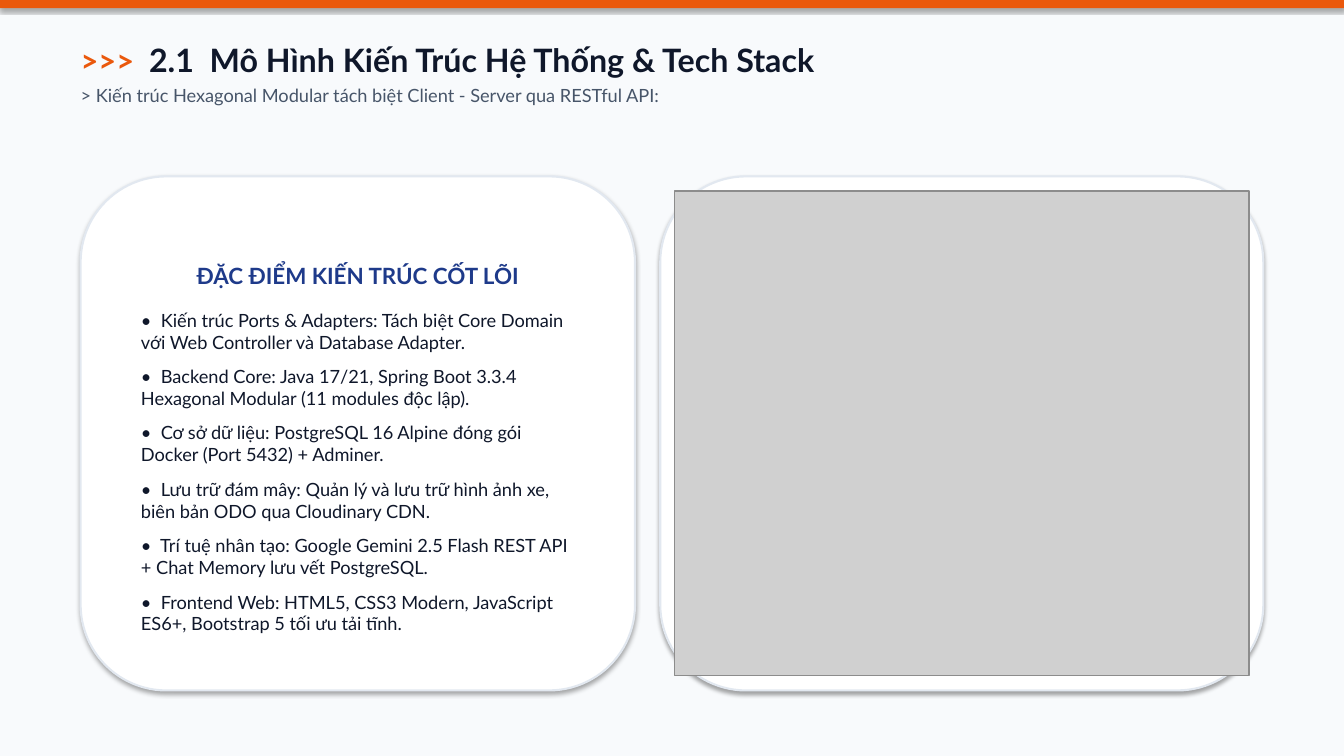
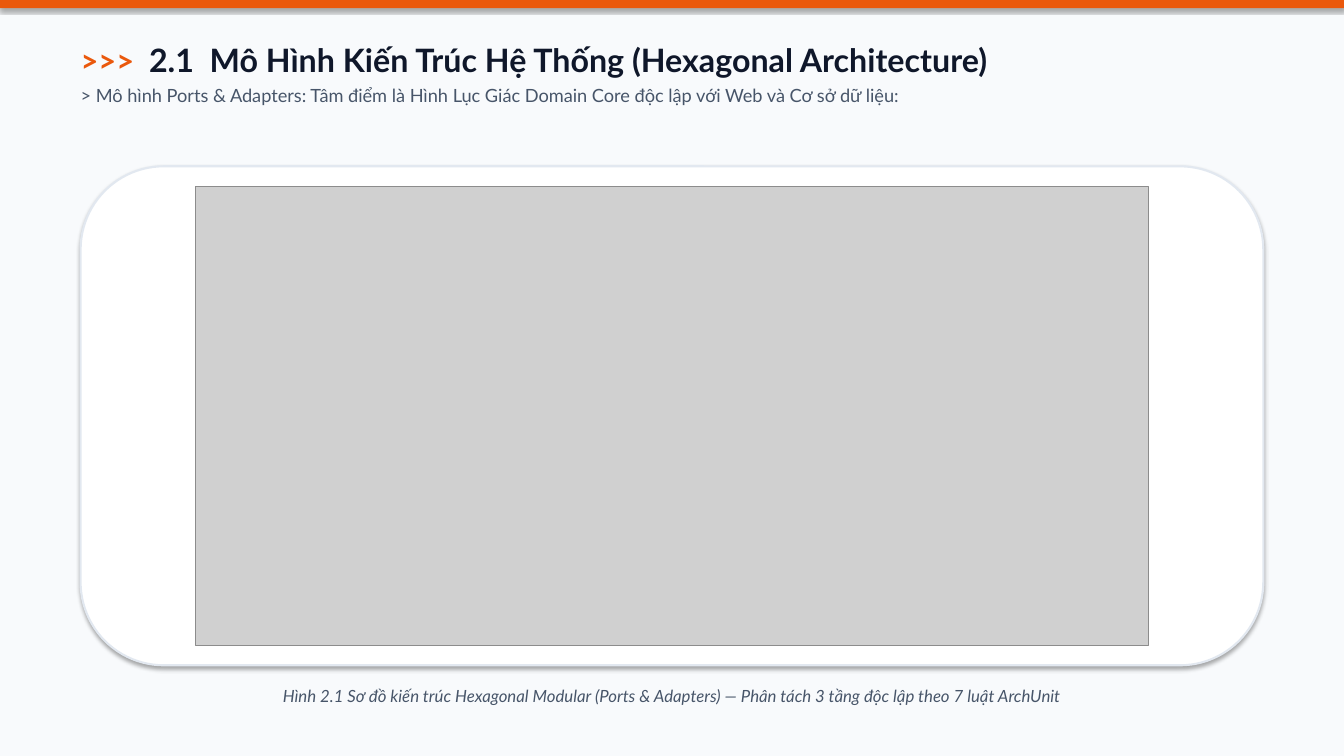
Before and after one commit to em123ngao-arch/thueXe_Online, a slide deck: slide 5 of docs/Slide_Bao_Ve_Do_An_DriveShare_K4.pptx. Drawn at 1344x756 pixels with LibreOffice and Linux fonts; fonts in the diff are those of the drawing; grey boxes stand for pictures. Boxes give left, top, right and bottom in pixels: in the first picture for what was removed or moved away, otherwise in the second. Text is boxed around its words. In the diff, an @@ line names an element or a change of style, - is before the commit and + after.

```diff
--- a/docs/Slide_Bao_Ve_Do_An_DriveShare_K4.pptx
+++ b/docs/Slide_Bao_Ve_Do_An_DriveShare_K4.pptx
@@ text at <box>96,46,987,105</box>: text changed @@
->>> 2.1 Mô Hình Kiến Trúc Hệ Thống & Tech Stack
-> Kiến trúc Hexagonal Modular tách biệt Client - Server qua RESTful API:
+>>> 2.1 Mô Hình Kiến Trúc Hệ Thống (Hexagonal Architecture)
+> Mô hình Ports & Adapters: Tâm điểm là Hình Lục Giác Domain Core độc lập với Web và Cơ sở dữ liệu:
@@ rounded rectangle: place and size @@
-rounded rectangle at <box>660,176,1263,691</box>
+rounded rectangle at <box>81,166,1263,665</box>
@@ rounded rectangle removed at <box>81,176,635,691</box> @@
-ĐẶC ĐIỂM KIẾN TRÚC CỐT LÕI
-• Kiến trúc Ports & Adapters: Tách biệt Core Domain với Web Controller và Database Adapter.
-• Backend Core: Java 17/21, Spring Boot 3.3.4 Hexagonal Modular (11 modules độc lập).
-• Cơ sở dữ liệu: PostgreSQL 16 Alpine đóng gói Docker (Port 5432) + Adminer.
-• Lưu trữ đám mây: Quản lý và lưu trữ hình ảnh xe, biên bản ODO qua Cloudinary CDN.
-• Trí tuệ nhân tạo: Google Gemini 2.5 Flash REST API + Chat Memory lưu vết PostgreSQL.
-• Frontend Web: HTML5, CSS3 Modern, JavaScript ES6+, Bootstrap 5 tối ưu tải tĩnh.
@@ picture added at <box>196,187,1148,645</box> @@
@@ picture removed at <box>675,192,1249,677</box> @@
@@ text added at <box>283,688,1060,705</box>, 12 pt, text #475569, italic @@
+Hình 2.1 Sơ đồ kiến trúc Hexagonal Modular (Ports & Adapters) — Phân tách 3 tầng độc lập theo 7 luật ArchUnit
```
Also in this commit, not shown: 3 other files.
